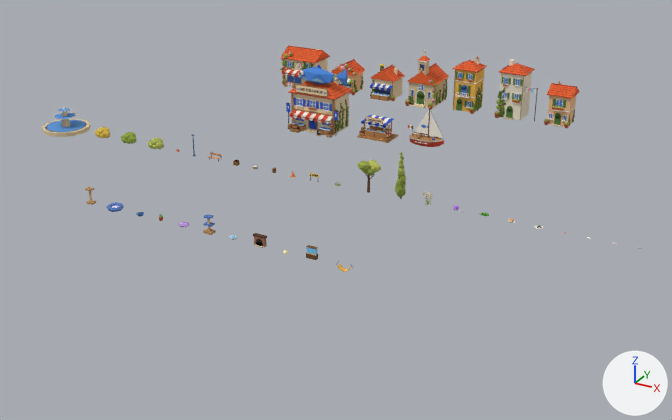
Renders of the Blender file art/blockouts/italian_town/italian_town_houses.blend from each side of a commit.
Before and after are seen from a camera (50 mm lens) standing at (75.7, -174.6, 57.9) and looking at (8.5, -52.4, -3.2). The lights are fixed; the arrows at lower right show +X, +Y and +Z. The picture after the commit comes second.

In view in the first picture: 'big_fish_shop', 'chapel', 'chum_storm_boat', 'fish_shop', 'fountain', 'gelateria', 'gil_stall', 'townhouse_small', 'townhouse_white', 'townhouse_yellow', 'trattoria' and 15 more.
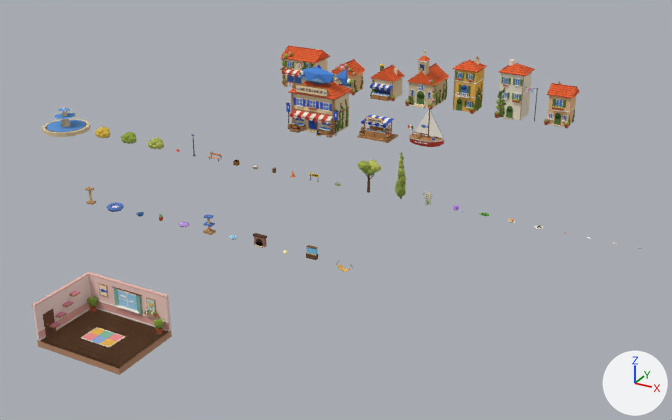
The change, as a list of edits to the scene's bpy script:
```text
Add ob_cat_room:
    ob_cat_room = bpy.data.objects.new('cat_room', me_cat_room)  # 1099 vertices, 965 faces; spans x -0.38..12.0, y -9.0..0.38, z -0.9..4.72; in mat_town_room_base (brown #b98a6a), mat_town_room_floor (beige #d4a27a), mat_town_room_floor_dark (orange #b4825c), mat_town_room_wall_n (pink #f4cfc6), mat_town_room_wall_w (pale pink #f7dad2), mat_town_room_wainscot (pink #e8a9a0), mat_town_room_skirt (white #f6ede4), mat_town_room_trim (white #f6ede4), mat_town_room_cap (pink #e9b9ae), mat_town_trim_white (white #f6f0e2), mat_town_room_sky (blue #9cd3f0), mat_town_room_cloud (white #ffffff), mat_town_room_curtain (green #7fb7a4), mat_town_door_brown (brown #6e4430), mat_town_wood (orange #b47f4c), mat_town_room_poster_a (beige #fce8c8), mat_town_awning_blue (blue #2b54c4), mat_town_room_poster_b (pale green #bfe0d6), mat_town_plaster_yellow (orange #edb650), mat_town_awning_green (green #7fa544), mat_town_pot (orange #c75f37), mat_town_foliage (green #8fa43f), mat_town_room_cushion (pink #e98aa6), mat_town_gold (yellow #f2c230), mat_town_ivy (green #6f8a34), mat_town_rug_a (orange #e9b44c), mat_town_rug_c (pink #ee8e8e), mat_town_rug_b (green #7fb7a4), mat_town_rug_d (blue #8fa8d8)
    ob_cat_room.location = (0.0, -100.0, 0.0)
```

Boxes (x1, y1, x2, y2) around the edits, measured in the pictures (672 x 420 px):
'cat_room', added: after (32, 272, 172, 375)
